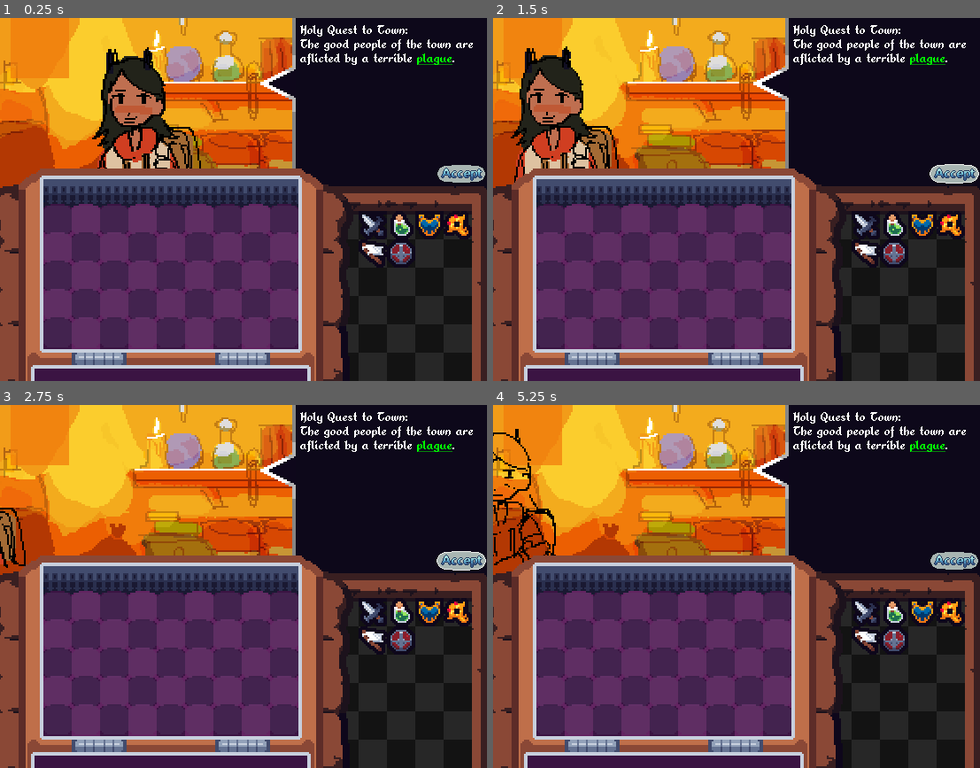
Above: before the commit, frames 1-4 (two rows, left to right).
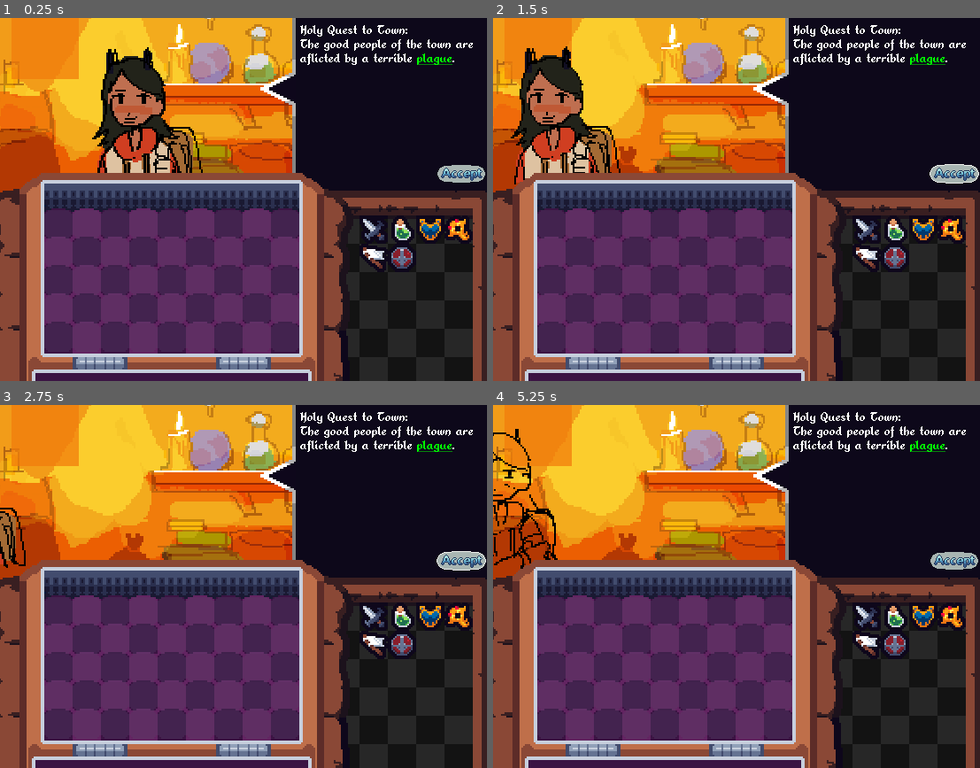
Above: after the commit, the same moments.

Repository: ObliteratedEntertainment/LudumDare54
Game: Godot game, scene res://main.tscn
Same seed, same stepped clock (60 frames per second), same inputs: the game is played once before the commit and once after it.
Inputs (mouse positions are in pixels of both pictures, inside the frame that each line leads up to):
- Up to frame 1 (0.25 s): no input
- Up to frame 2 (1.5 s): click (955, 174) at 0.5 s; click (955, 174) at 1.25 s
- Up to frame 3 (2.75 s): click (462, 561) at 2 s
- Up to frame 4 (5.25 s): move the mouse to (882, 481) at 2.77 s; tap R (item_rotate) every 0.75 s from 2.85 to 5.1 s; tap Enter at 3.5 s; move the mouse to (639, 604) at 3.52 s; move the mouse to (785, 506) at 4.27 s; move the mouse to (712, 659) at 5.02 s

The runs differ from the first frame. In frame 1, 23% of the frame differs, in the area x 0-100%, y 0-100%; in frame 2, 24%; in frame 3, 26%; in frame 4, 26%.

Commit message:
fixes for quest

Diff:
--- a/main.tscn
+++ b/main.tscn
@@ -14,6 +14,7 @@
 [ext_resource type="Texture2D" uid="uid://b6ngdtle8g1ja" path="res://sprites/accept_button_nohighlight.png" id="10_amun7"]
 [ext_resource type="Texture2D" uid="uid://o13ndrnc7ro" path="res://sprites/accept_button_highlight.png" id="11_repym"]
 [ext_resource type="Texture2D" uid="uid://mb7fa33mswfd" path="res://sprites/accept_button_select.png" id="12_1ksbc"]
+[ext_resource type="Script" path="res://ui/result_popup.gd" id="15_7l7lh"]
 
 [sub_resource type="Animation" id="Animation_7pqff"]
 resource_name = "Idle"
@@ -101,6 +102,49 @@
 
 [sub_resource type="Theme" id="Theme_es6dv"]
 
+[sub_resource type="Animation" id="Animation_owwab"]
+length = 0.001
+tracks/0/type = "value"
+tracks/0/imported = false
+tracks/0/enabled = true
+tracks/0/path = NodePath(".:position")
+tracks/0/interp = 1
+tracks/0/loop_wrap = true
+tracks/0/keys = {
+"times": PackedFloat32Array(0),
+"transitions": PackedFloat32Array(1),
+"update": 0,
+"values": [Vector2(0, 240)]
+}
+
+[sub_resource type="Animation" id="Animation_eq65g"]
+resource_name = "slide"
+length = 0.5
+tracks/0/type = "value"
+tracks/0/imported = false
+tracks/0/enabled = true
+tracks/0/path = NodePath(".:position")
+tracks/0/interp = 1
+tracks/0/loop_wrap = true
+tracks/0/keys = {
+"times": PackedFloat32Array(0, 0.5),
+"transitions": PackedFloat32Array(0.31864, 1),
+"update": 0,
+"values": [Vector2(0, 240), Vector2(0, 4)]
+}
+
+[sub_resource type="AnimationLibrary" id="AnimationLibrary_x5431"]
+_data = {
+"RESET": SubResource("Animation_owwab"),
+"slide": SubResource("Animation_eq65g")
+}
+
+[sub_resource type="LabelSettings" id="LabelSettings_7ryjg"]
+font = ExtResource("10_ag3ut")
+font_size = 50
+outline_size = 16
+outline_color = Color(0, 0, 0, 1)
+
 [node name="Main" type="Control"]
 layout_mode = 3
 anchors_preset = 15
@@ -127,93 +171,18 @@
 script = ExtResource("5_jqe66")
 
 [node name="Background" type="Sprite2D" parent="CharacterContainer"]
-position = Vector2(120, 49)
+position = Vector2(137.5, 52)
+scale = Vector2(1.15, 1.15)
 texture = ExtResource("6_rq4n8")
 
 [node name="SpriteLocation" type="Node2D" parent="CharacterContainer"]
 position = Vector2(88.5, 56.5)
-
-[node name="ColorRect" type="ColorRect" parent="CharacterContainer"]
-layout_mode = 0
-offset_left = 167.0
-offset_top = -1.0
-offset_right = 281.0
-offset_bottom = 99.0
-color = Color(0.0509804, 0.0313726, 0.101961, 1)
 
 [node name="AnimationPlayer" type="AnimationPlayer" parent="CharacterContainer"]
 autoplay = "Idle"
 libraries = {
 "": SubResource("AnimationLibrary_dhnli")
 }
-
-[node name="DragAndDropContainer" type="Control" parent="."]
-custom_minimum_size = Vector2(512, 256)
-layout_mode = 2
-anchors_preset = 0
-offset_left = 15.0
-offset_top = 150.0
-offset_right = 527.0
-offset_bottom = 406.0
-scale = Vector2(2, 2)
-mouse_filter = 1
-
-[node name="GuildInventory" parent="DragAndDropContainer" instance=ExtResource("2_lbyju")]
-layout_mode = 2
-anchors_preset = 0
-anchor_left = 0.0
-anchor_top = 0.0
-anchor_right = 0.0
-anchor_bottom = 0.0
-offset_left = 179.0
-offset_top = 20.0
-offset_right = 227.0
-offset_bottom = 132.0
-grow_horizontal = 0
-grow_vertical = 0
-mouse_filter = 1
-
-[node name="Table" type="Sprite2D" parent="DragAndDropContainer"]
-position = Vector2(88, 74)
-texture = ExtResource("3_1y038")
-
-[node name="Inventory" parent="DragAndDropContainer" instance=ExtResource("1_c6u1d")]
-offset_left = 3.0
-offset_top = 10.0
-offset_right = 195.0
-offset_bottom = 122.0
-
-[node name="Inventory3" parent="DragAndDropContainer" instance=ExtResource("1_c6u1d")]
-visible = false
-layout_mode = 2
-offset_left = 3.0
-offset_top = 10.0
-offset_right = 3.0
-offset_bottom = 266.0
-
-[node name="Slot36" parent="DragAndDropContainer/Inventory3" index="34"]
-blocked = true
-
-[node name="Slot37" parent="DragAndDropContainer/Inventory3" index="35"]
-blocked = true
-
-[node name="Slot38" parent="DragAndDropContainer/Inventory3" index="36"]
-blocked = true
-
-[node name="Slot39" parent="DragAndDropContainer/Inventory3" index="37"]
-blocked = true
-
-[node name="Slot46" parent="DragAndDropContainer/Inventory3" index="43"]
-blocked = true
-
-[node name="Slot47" parent="DragAndDropContainer/Inventory3" index="44"]
-blocked = true
-
-[node name="Slot48" parent="DragAndDropContainer/Inventory3" index="45"]
-blocked = true
-
-[node name="Slot49" parent="DragAndDropContainer/Inventory3" index="46"]
-blocked = true
 
 [node name="QuestContainer" type="Control" parent="."]
 anchors_preset = 0
@@ -224,18 +193,26 @@
 mouse_filter = 1
 script = ExtResource("7_gsruu")
 
+[node name="ColorRect" type="ColorRect" parent="QuestContainer"]
+layout_mode = 0
+offset_left = 311.0
+offset_top = -10.0
+offset_right = 528.0
+offset_bottom = 190.0
+color = Color(0.0509804, 0.0313726, 0.101961, 1)
+
 [node name="Sprite2D" type="Sprite2D" parent="QuestContainer"]
-position = Vector2(279, 2.5)
+position = Vector2(279, 6.5)
 scale = Vector2(2, 2)
 texture = ExtResource("7_liept")
 
 [node name="Sprite2D3" type="Sprite2D" parent="QuestContainer"]
-position = Vector2(279, 129)
+position = Vector2(279, 134.5)
 scale = Vector2(2, 2)
 texture = ExtResource("7_liept")
 
 [node name="Sprite2D2" type="Sprite2D" parent="QuestContainer"]
-position = Vector2(279, 65)
+position = Vector2(279, 70.5)
 scale = Vector2(2, 2)
 texture = ExtResource("8_4cm77")
 
@@ -267,14 +244,132 @@
 texture_pressed = ExtResource("11_repym")
 texture_hover = ExtResource("12_1ksbc")
 
+[node name="DragAndDropContainer" type="Control" parent="."]
+layout_mode = 2
+anchors_preset = 0
+offset_left = 18.0
+offset_top = 199.0
+offset_right = 530.0
+offset_bottom = 455.0
+scale = Vector2(2, 2)
+mouse_filter = 1
+
+[node name="GuildInventory" parent="DragAndDropContainer" instance=ExtResource("2_lbyju")]
+layout_mode = 2
+anchors_preset = 0
+anchor_left = 0.0
+anchor_top = 0.0
+anchor_right = 0.0
+anchor_bottom = 0.0
+offset_left = 177.5
+offset_top = -2.0
+offset_right = 225.5
+offset_bottom = 110.0
+grow_horizontal = 0
+grow_vertical = 0
+mouse_filter = 1
+
+[node name="Table" type="Sprite2D" parent="DragAndDropContainer"]
+position = Vector2(86.5, 52)
+texture = ExtResource("3_1y038")
+
+[node name="Inventory" parent="DragAndDropContainer" instance=ExtResource("1_c6u1d")]
+offset_left = 1.5
+offset_top = -12.0
+offset_right = 193.5
+offset_bottom = 100.0
+
+[node name="Inventory3" parent="DragAndDropContainer" instance=ExtResource("1_c6u1d")]
+visible = false
+layout_mode = 2
+offset_left = 3.0
+offset_top = 10.0
+offset_right = 3.0
+offset_bottom = 266.0
+
+[node name="Slot36" parent="DragAndDropContainer/Inventory3" index="34"]
+blocked = true
+
+[node name="Slot37" parent="DragAndDropContainer/Inventory3" index="35"]
+blocked = true
+
+[node name="Slot38" parent="DragAndDropContainer/Inventory3" index="36"]
+blocked = true
+
+[node name="Slot39" parent="DragAndDropContainer/Inventory3" index="37"]
+blocked = true
+
+[node name="Slot46" parent="DragAndDropContainer/Inventory3" index="43"]
+blocked = true
+
+[node name="Slot47" parent="DragAndDropContainer/Inventory3" index="44"]
+blocked = true
+
+[node name="Slot48" parent="DragAndDropContainer/Inventory3" index="45"]
+blocked = true
+
+[node name="Slot49" parent="DragAndDropContainer/Inventory3" index="46"]
+blocked = true
+
 [node name="ResultContainer" type="Control" parent="."]
 visible = false
-anchors_preset = 0
+z_index = 20
+anchors_preset = 0
+offset_top = 240.0
 offset_right = 40.0
-offset_bottom = 40.0
+offset_bottom = 280.0
+script = ExtResource("15_7l7lh")
+
+[node name="ColorRect" type="ColorRect" parent="ResultContainer"]
+layout_mode = 0
+offset_top = 170.0
+offset_right = 551.0
+offset_bottom = 410.0
+color = Color(0.0509804, 0.0313726, 0.101961, 1)
+
+[node name="Sprite2D4" type="Sprite2D" parent="ResultContainer"]
+position = Vector2(273, 142)
+rotation = 1.5708
+scale = Vector2(2, 20)
+texture = ExtResource("7_liept")
+
+[node name="AnimationPlayer" type="AnimationPlayer" parent="ResultContainer"]
+libraries = {
+"": SubResource("AnimationLibrary_x5431")
+}
+
+[node name="Success" type="Label" parent="ResultContainer"]
+visible = false
+layout_mode = 0
+offset_left = 203.0
+offset_top = 186.0
+offset_right = 357.0
+offset_bottom = 237.0
+text = "Success!"
+label_settings = SubResource("LabelSettings_7ryjg")
+
+[node name="Failure" type="Label" parent="ResultContainer"]
+layout_mode = 0
+offset_left = 194.0
+offset_top = 185.0
+offset_right = 360.0
+offset_bottom = 236.0
+text = "Failure!"
+label_settings = SubResource("LabelSettings_7ryjg")
+
+[node name="Accept" type="TextureButton" parent="ResultContainer"]
+layout_mode = 0
+offset_left = 237.0
+offset_top = 367.0
+offset_right = 301.0
+offset_bottom = 407.0
+texture_normal = ExtResource("10_amun7")
+texture_pressed = ExtResource("12_1ksbc")
+texture_hover = ExtResource("11_repym")
 
 [connection signal="meta_clicked" from="QuestContainer/LoreTextLabel" to="QuestContainer/LoreTextLabel" method="_on_meta_clicked"]
 [connection signal="pressed" from="QuestContainer/QuestAcceptButton" to="QuestContainer" method="_on_quest_accept_button_pressed"]
+[connection signal="pressed" from="ResultContainer/Accept" to="ResultContainer" method="_on_accept_pressed"]
 
 [editable path="DragAndDropContainer/Inventory"]
 [editable path="DragAndDropContainer/Inventory3"]
--- a/singletons/game_manager.gd
+++ b/singletons/game_manager.gd
@@ -4,7 +4,7 @@
 
 signal character_changed
 
-signal quest_accepted
+signal quest_accepted(bool)
 
 signal character_mission_start
 signal character_mission_end
--- a/ui/quest/QuestContainer.gd
+++ b/ui/quest/QuestContainer.gd
@@ -1,14 +1,4 @@
 extends Control
-
-
-# Called when the node enters the scene tree for the first time.
-func _ready():
-	pass # Replace with function body.
-
-
-# Called every frame. 'delta' is the elapsed time since the previous frame.
-func _process(delta):
-	pass
 
 
 func _on_quest_accept_button_pressed():
--- /dev/null
+++ b/ui/result_popup.gd
@@ -0,0 +1,22 @@
+extends Control
+
+@onready var animation_player = $AnimationPlayer
+
+@onready var success = $Success
+@onready var failure = $Failure
+
+# Called when the node enters the scene tree for the first time.
+func _ready():
+	pass
+	#GameManager.quest_accepted.connect(_on_quest_result)
+
+
+func _on_quest_result(result: bool):
+	success.visible = result
+	failure.visible = not result
+
+	animation_player.play("slide")
+
+
+func _on_accept_pressed():
+	animation_player.play_backwards("slide")
Not shown: 1 places in main.tscn that only renumber resources
